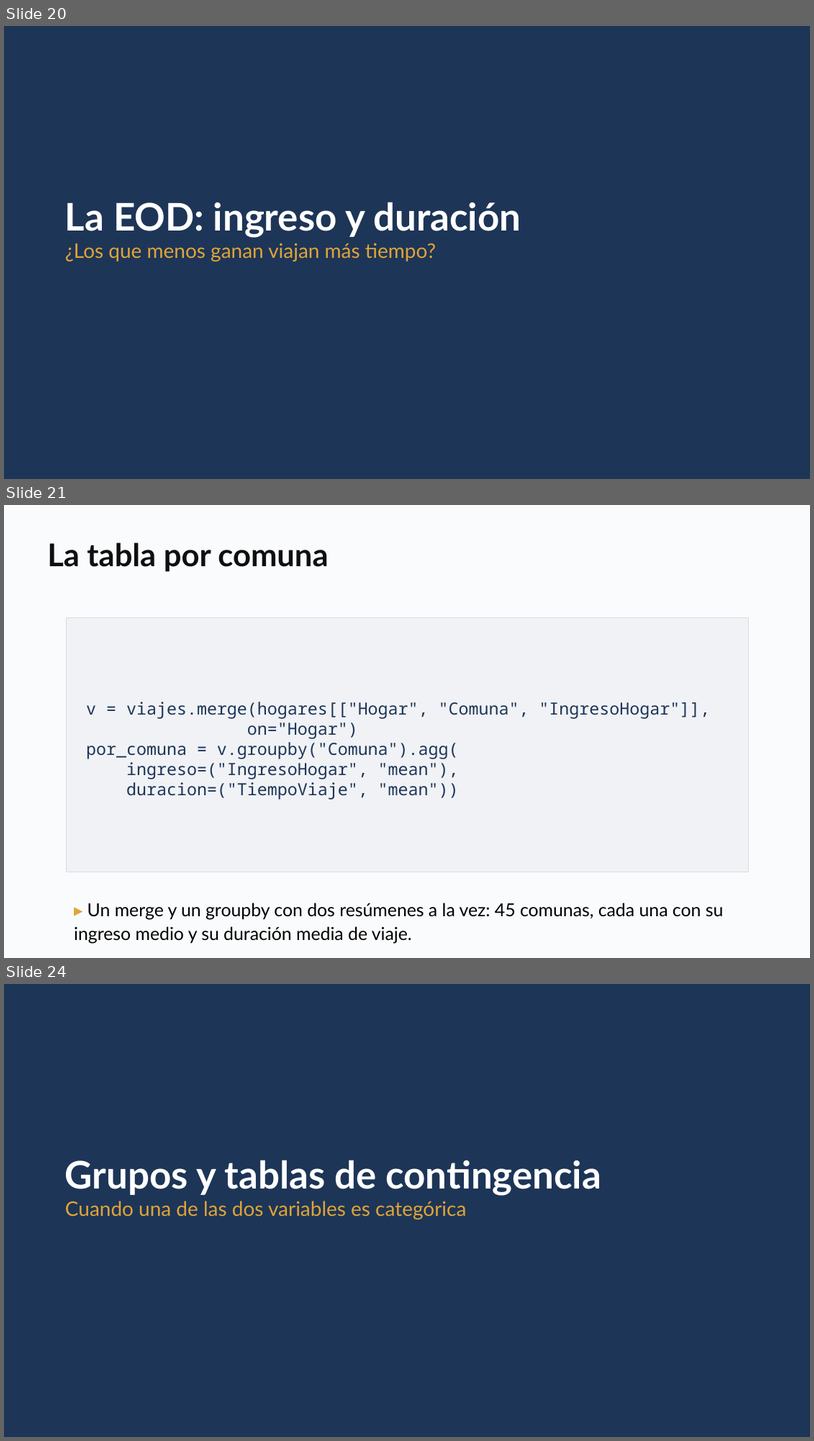
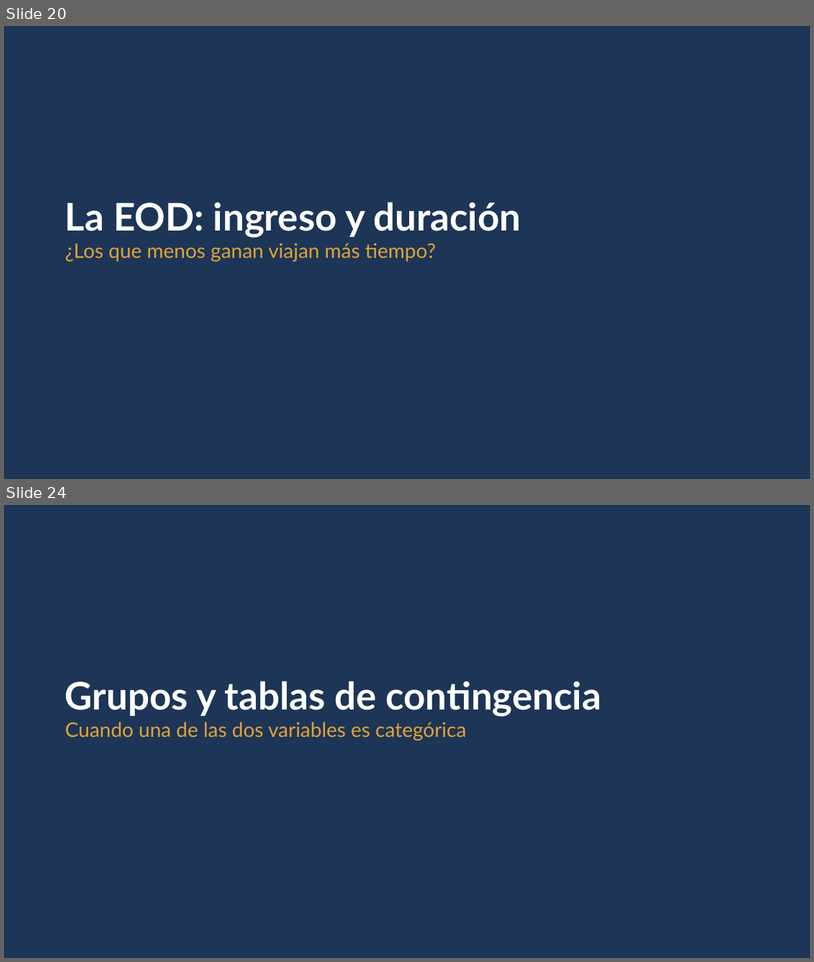
Before and after one commit to daniopitz/diplomado-cdd, a slide deck: presentaciones/clase03_eda_bivariado.pptx. Shown one above the other, each under a label of ours: slides 20, 21 and 24 before the commit, slides 20 and 24 after it; the slides between them are not shown. The pictures are 814x1441 and 814x962 pixels, drawn with LibreOffice and Linux fonts; fonts in the diff are those of the drawing. Boxes give left, top, right and bottom in pixels: in the first picture for what was removed or moved away, otherwise in the second. Text is boxed around its words. In the diff, an @@ line names an element or a change of style, - is before the commit and + after.

```diff
--- a/presentaciones/clase03_eda_bivariado.pptx
+++ b/presentaciones/clase03_eda_bivariado.pptx
@@ slide 21 removed at (4, 505, 810, 958), background #FFFFFF @@
@@ rectangle removed at (4, 505, 810, 958) @@
@@ text removed at (47, 542, 328, 572) @@
-La tabla por comuna
@@ rectangle removed at (66, 618, 749, 872) @@
-v = viajes.merge(hogares[["Hogar", "Comuna", "IngresoHogar"]],
-on="Hogar")
-por_comuna = v.groupby("Comuna").agg(
-ingreso=("IngresoHogar", "mean"),
-duracion=("TiempoViaje", "mean"))
@@ text removed at (74, 902, 724, 943) @@
-▸ Un merge y un groupby con dos resúmenes a la vez: 45 comunas, cada una con su ingreso medio y su duración media de viaje.
```
Also in this commit, not shown: 7 slides changed, 2 slides added, 3 other files.
